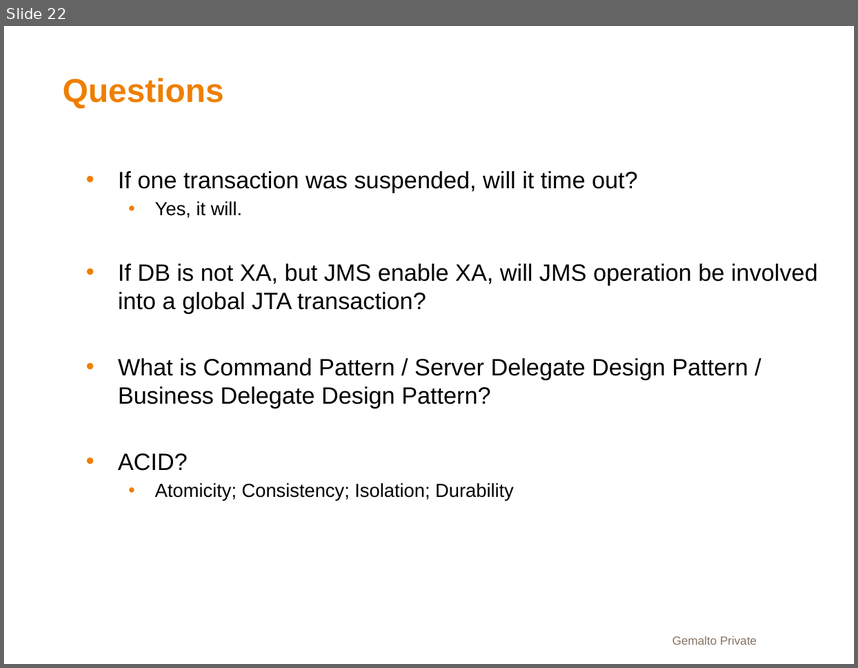
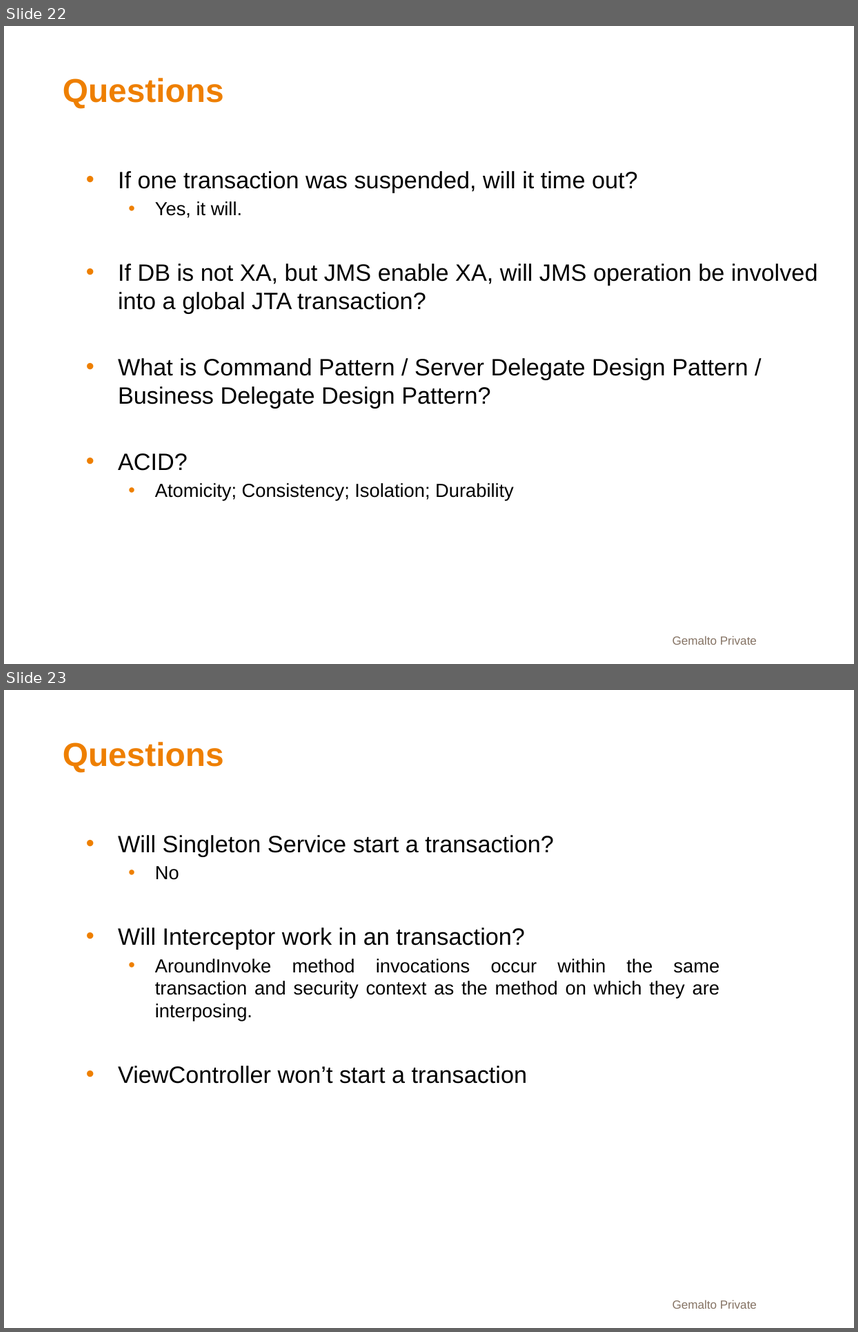
Before and after one commit to li-shengli/selfstudy, a slide deck: PPT/Java Transaction Design Strategies.pptx. Shown one above the other, each under a label of ours: slide 22 before the commit, slides 22 and 23 after it. The pictures are 858x668 and 858x1332 pixels, drawn with LibreOffice and Linux fonts; fonts in the diff are those of the drawing; background and template pictures are left out. Boxes give left, top, right and bottom in pixels: in the first picture for what was removed or moved away, otherwise in the second. Text is boxed around its words. In the diff, an @@ line names an element or a change of style, - is before the commit and + after.

```diff
--- a/PPT/Java Transaction Design Strategies.pptx
+++ b/PPT/Java Transaction Design Strategies.pptx
@@ slide 23 added at (x1=4, y1=690, x2=854, y2=1328), background #FFFFFF @@
@@ title added at (x1=63, y1=742, x2=224, y2=772), 28 pt, text #EE7F00, bold @@
+Questions
@@ text added at (x1=118, y1=835, x2=720, y2=1083), 16 pt, text #000000 @@
+• Will Singleton Service start a transaction?
+  • No
+• Will Interceptor work in an transaction?
+  • AroundInvoke method invocations occur within the same transaction and security context as the method on which they are interposing.
+• ViewController won’t start a transaction
@@ page number added at (x1=802, y1=1286, x2=854, y2=1320), 16 pt, text #FFFFFF, bold @@
+23
@@ text added at (x1=673, y1=1299, x2=757, y2=1308), 10 pt, text #857364 @@
+Gemalto Private
```
Also in this commit, not shown: 10 other files.
